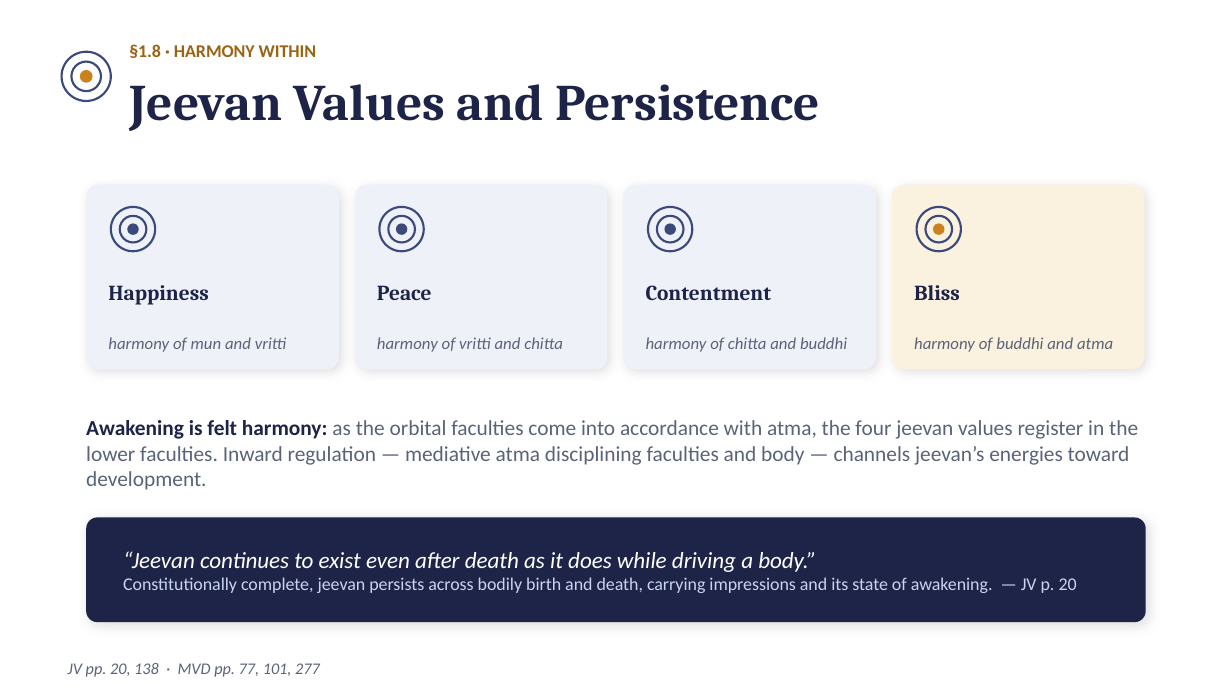
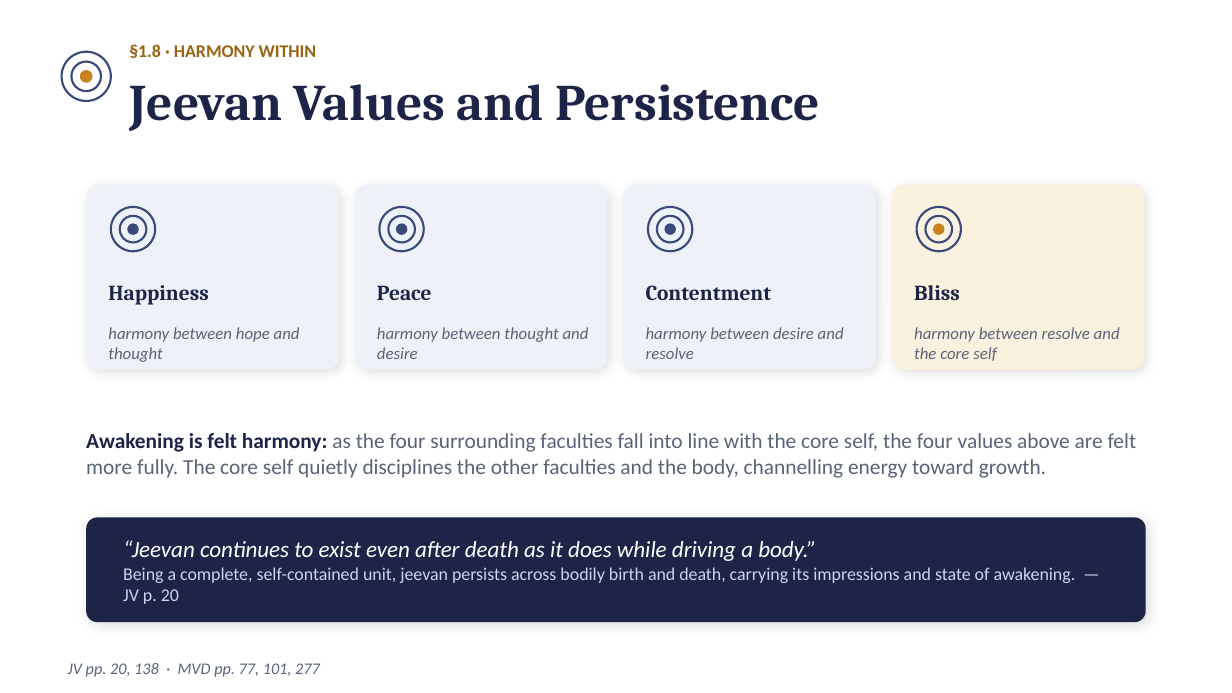
Before and after one commit to raghavamohan/AnalyticMadhyasthDarshan, a slide deck: slide 12 of Studies/The-Ontology-of-Coexistence/The-Ontology-of-Existence-Madhyasth-Darshan.pptx. Drawn at 1232x693 pixels with LibreOffice and Linux fonts; fonts in the diff are those of the drawing. Boxes give left, top, right and bottom in pixels: in the first picture for what was removed or moved away, otherwise in the second. Text is boxed around its words. In the diff, an @@ line names an element or a change of style, - is before the commit and + after.

```diff
--- a/Studies/The-Ontology-of-Coexistence/The-Ontology-of-Existence-Madhyasth-Darshan.pptx
+++ b/Studies/The-Ontology-of-Coexistence/The-Ontology-of-Existence-Madhyasth-Darshan.pptx
@@ text at box(108, 327, 300, 362): text changed @@
-harmony of mun and vritti
+harmony between hope and thought
@@ text at box(377, 327, 589, 359): text changed @@
-harmony of vritti and chitta
+harmony between thought and desire
@@ text at box(646, 327, 844, 359): text changed @@
-harmony of chitta and buddhi
+harmony between desire and resolve
@@ text at box(914, 327, 1120, 361): text changed @@
-harmony of buddhi and atma
+harmony between resolve and the core self
@@ text at box(86, 433, 1137, 478): text changed @@
-Awakening is felt harmony: as the orbital faculties come into accordance with atma, the four jeevan values register in the lower faculties. Inward regulation — mediative atma disciplining faculties and body — channels jeevan’s energies toward development.
+Awakening is felt harmony: as the four surrounding faculties fall into line with the core self, the four values above are felt more fully. The core self quietly disciplines the other faculties and the body, channelling energy toward growth.
@@ text at box(123, 567, 1076, 604): text changed @@
-Constitutionally complete, jeevan persists across bodily birth and death, carrying impressions and its state of awakening. — JV p. 20
+Being a complete, self-contained unit, jeevan persists across bodily birth and death, carrying its impressions and state of awakening. — JV p. 20
```
Also in this commit, not shown: 14 other slides changed, 1 slide added.
